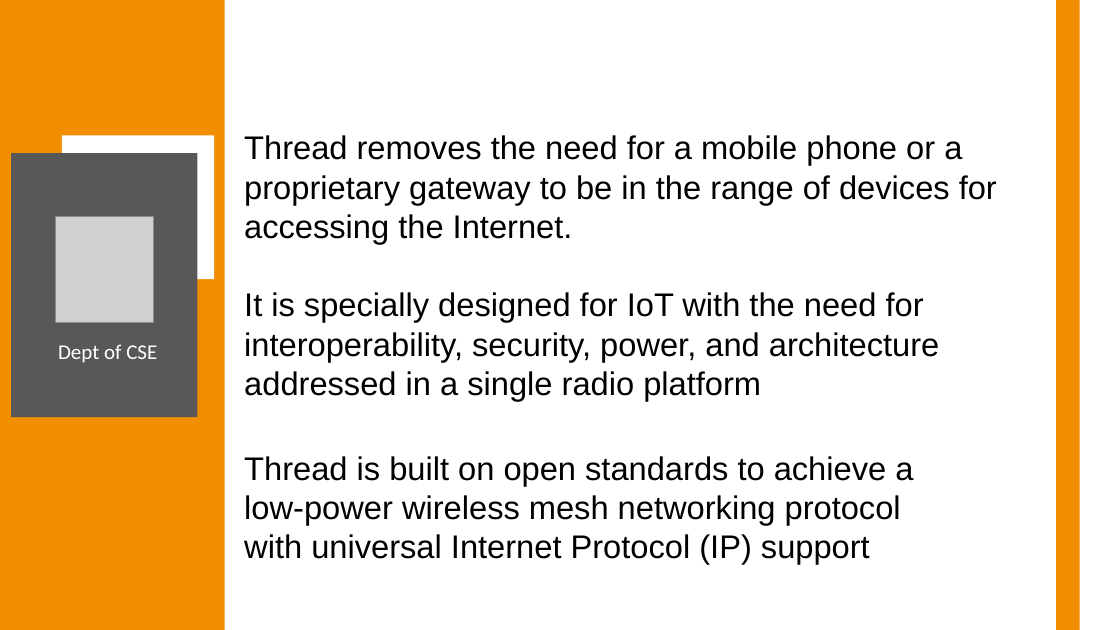
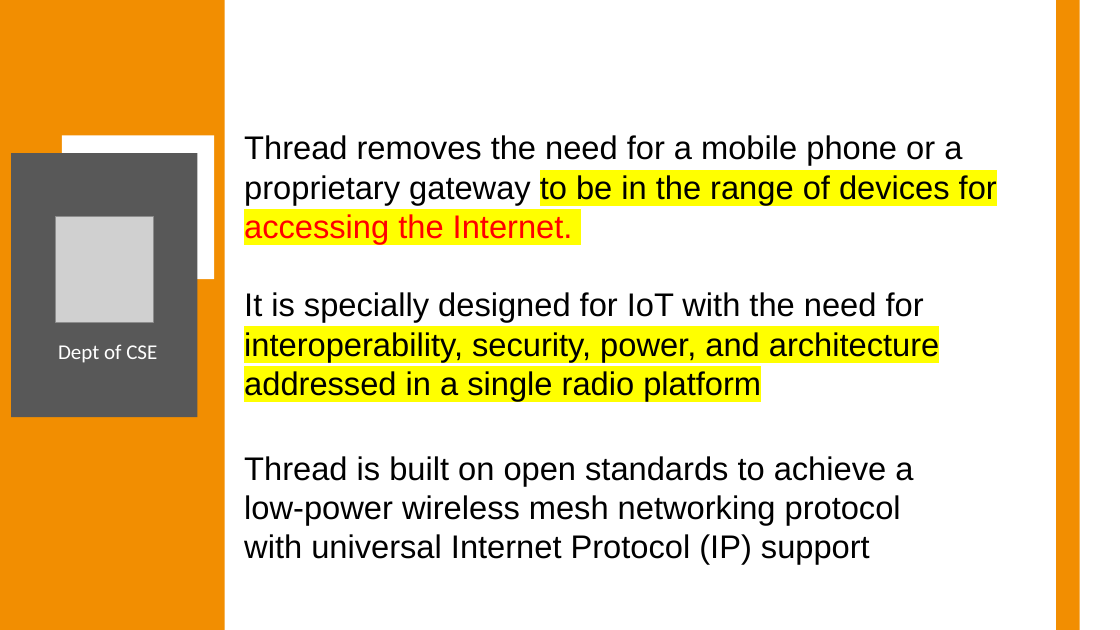
Before and after one commit to Anish202020/7th-Semester, a slide deck: slide 13 of 21 Schema Notes/Internet of Things/Module 4/Module4PPT.pptx. Drawn at 1120x630 pixels with LibreOffice and Linux fonts; fonts in the diff are those of the drawing; grey boxes stand for pictures. Boxes give left, top, right and bottom in pixels: in the first picture for what was removed or moved away, otherwise in the second. Text is boxed around its words. In the diff, an @@ line names an element or a change of style, - is before the commit and + after.

```diff
--- a/21 Schema Notes/Internet of Things/Module 4/Module4PPT.pptx
+++ b/21 Schema Notes/Internet of Things/Module 4/Module4PPT.pptx
@@ text "Thread removes the need for ..." at [244, 135, 997, 401]: text colour #000000 to #FF0000 in "accessing the Internet."; highlight none to #FFFF00 in "to be in the range of devices ...", "interoperability, security, power, and architecture addresse ..." @@
```
Also in this commit, not shown: 10 other slides changed, 13 other files.
